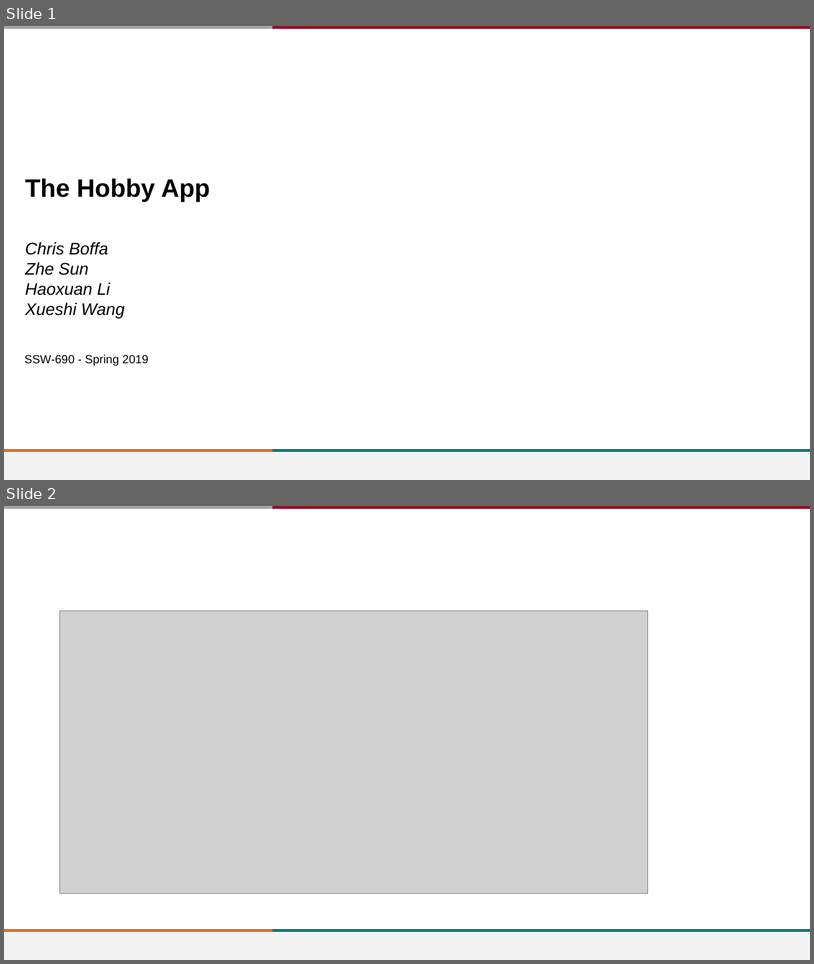
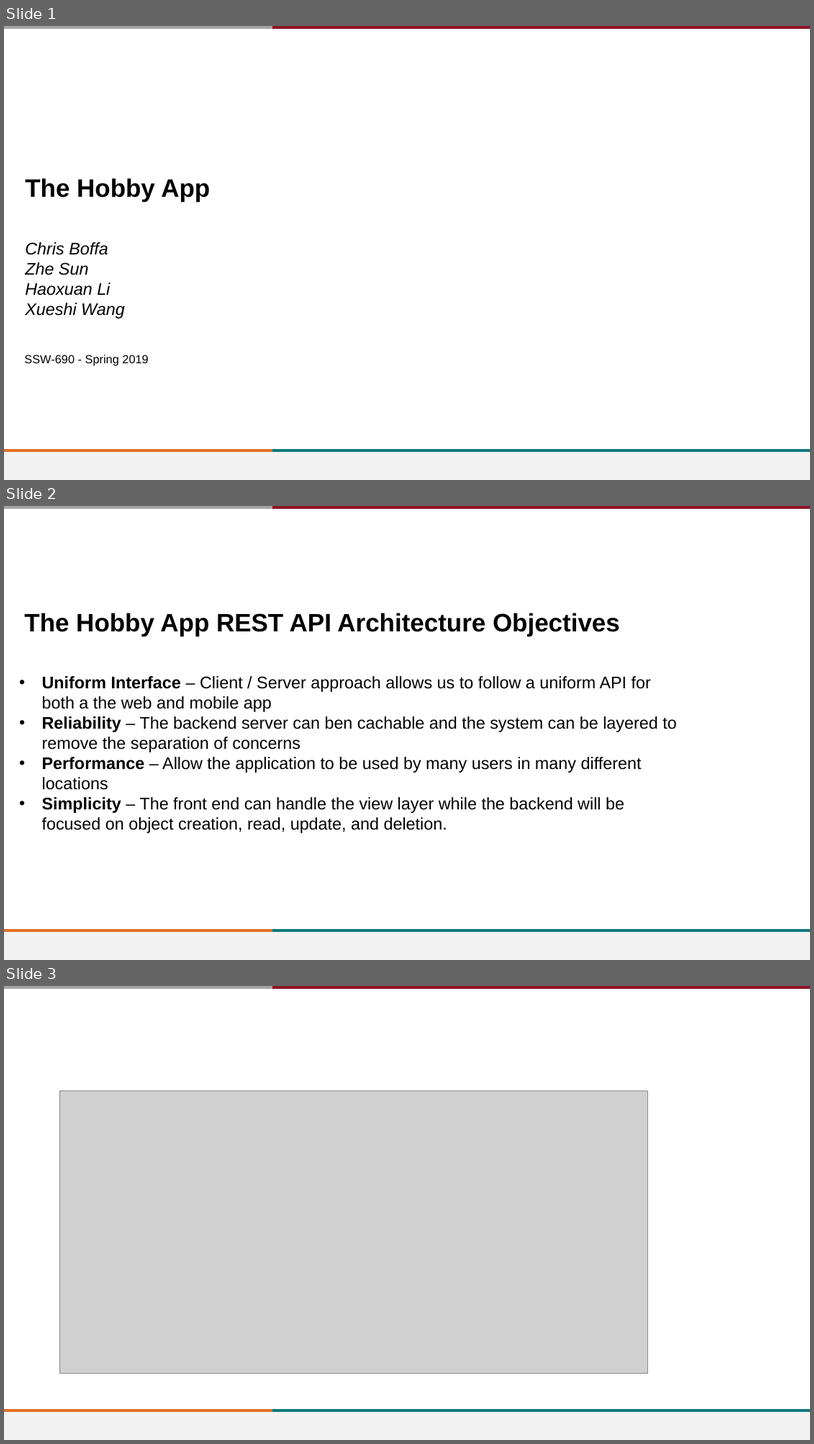
Before and after one commit to seige13/SSW-690, a slide deck: Week3/690 arc slide.pptx. Shown one above the other, each under a label of ours: slides 1 and 2 before the commit, slides 1, 2 and 3 after it. The pictures are 814x964 and 814x1444 pixels, drawn with LibreOffice and Linux fonts; fonts in the diff are those of the drawing; grey boxes stand for pictures; background and template pictures are left out. Boxes give left, top, right and bottom in pixels: in the first picture for what was removed or moved away, otherwise in the second. Text is boxed around its words. In the diff, an @@ line names an element or a change of style, - is before the commit and + after.

Commit message:
Update architecture slide

```diff
--- a/Week3/690 arc slide.pptx
+++ b/Week3/690 arc slide.pptx
@@ slide 2 added at (4,506,810,960), background #FFFFFF; not listed: 5 template elements that a slide beside it also shows @@
@@ text added at (24,613,620,636), 30 pt, text #000000, bold @@
+The Hobby App REST API Architecture Objectives
@@ text added at (42,676,676,833), 20 pt, text #000000 @@
+• Uniform Interface – Client / Server approach allows us to follow a uniform API for both a the web and mobile app
+• Reliability – The backend server can ben cachable and the system can be layered to remove the separation of concerns
+• Performance – Allow the application to be used by many users in many different locations
+• Simplicity – The front end can handle the view layer while the backend will be focused on object creation, read, update, and deletion.
@@ what was slide 2 is now slide 3 @@
```
